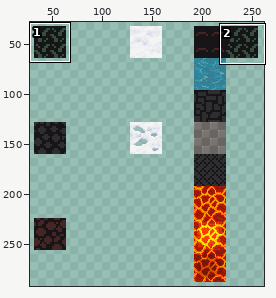
Sprite sheet -- graphics/images/environment/floors.png. The first picture is a wide view before the edit; the outline marks the close-up.
Close-up. Old version:
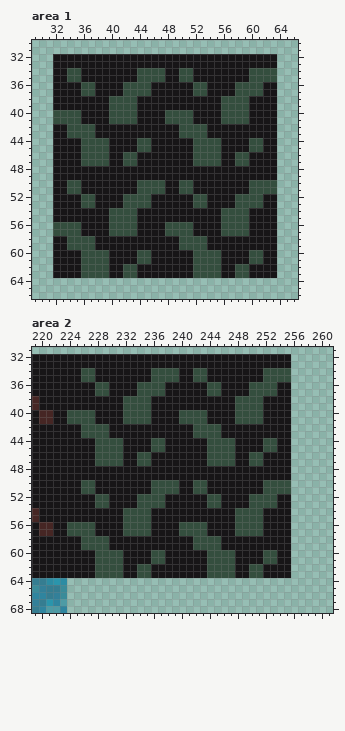
The file is 288x480 pixels. Colours within 5 levels of each other are drawn and written as one. Shown: area 1: x 29..66, y 30..66; area 2: x 219..261, y 31..68. The wide view leaves out empty margins.
After:
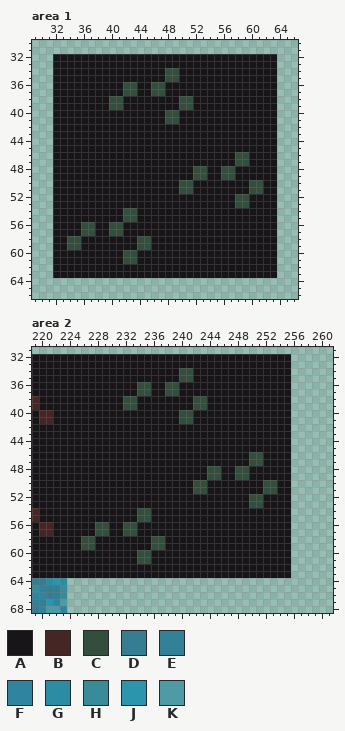
Palette (. is transparent): A #171517  B #462624  C #344e3e  D #357d91  E #338099  F #2f859f  G #2c8ca3  H #3a8b99  J #2a95ac  K #4e9ba5
The exact change:
Area 1:
Colour C gives way to colour A in rows 34 to 35 at x 34 to 35, 44 to 47, 50 to 51 and 60 to 63; in rows 36 to 37 at x 36 to 37, 44 to 45, 52 to 53 and 58 to 61; in rows 38 to 39 at x 42 to 43 and 56 to 59; in rows 40 to 41 at x 32 to 35, 40 to 43, 50 to 51 and 56 to 59; in rows 42 to 43 at x 34 to 37 and 50 to 53; in rows 44 to 45 at x 36 to 39, 44 to 45, 52 to 55 and 60 to 61.
Colour C gives way to colour A in rows 46 to 47 at x 36 to 39, 42 to 43 and 52 to 55; in rows 50 to 51 at x 34 to 35, 44 to 47 and 62 to 63; in rows 52 to 53 at x 36 to 37, 42 to 45, 52 to 53 and 60 to 61; in rows 54 to 55 at x 40 to 41 and 56 to 59; in rows 56 to 57 at x 32 to 35, 42 to 43, 48 to 51 and 56 to 59; in rows 58 to 59 at x 36 to 37 and 50 to 53.
Colour C gives way to colour A in rows 60 to 61 at x 36 to 39, 44 to 45, 52 to 55 and 60 to 61; in rows 62 to 63 at x 36 to 39, 42 to 43, 52 to 55 and 58 to 59.
Colour A gives way to colour C in rows 34 to 35 at x 48 to 49; in rows 36 to 37 at x 46 to 47; in rows 38 to 39 at x 50 to 51; in rows 48 to 49 at x 52 to 53 and 56 to 57; in rows 56 to 57 at x 36 to 37; in rows 58 to 59 at x 44 to 45.
Colour A gives way to colour C in rows 60 to 61 at x 42 to 43.
Area 2:
Colour C gives way to colour A in rows 34 to 35 at x 226 to 227, 236 to 239, 242 to 243 and 252 to 255; in rows 36 to 37 at x 228 to 229, 236 to 237, 244 to 245 and 250 to 253; in rows 38 to 39 at x 234 to 235 and 248 to 251; in rows 40 to 41 at x 224 to 227, 232 to 235, 242 to 243 and 248 to 251; in rows 42 to 43 at x 226 to 229 and 242 to 245; in rows 44 to 45 at x 228 to 231, 236 to 237, 244 to 247 and 252 to 253.
Colour C gives way to colour A in rows 46 to 47 at x 228 to 231, 234 to 235 and 244 to 247; in rows 50 to 51 at x 226 to 227, 236 to 239 and 254 to 255; in rows 52 to 53 at x 228 to 229, 234 to 237, 244 to 245 and 252 to 253; in rows 54 to 55 at x 232 to 233 and 248 to 251; in rows 56 to 57 at x 224 to 227, 234 to 235, 240 to 243 and 248 to 251; in rows 58 to 59 at x 228 to 229 and 242 to 245.
Colour C gives way to colour A in rows 60 to 61 at x 228 to 231, 236 to 237, 244 to 247 and 252 to 253; in rows 62 to 63 at x 228 to 231, 234 to 235, 244 to 247 and 250 to 251.
Colour A gives way to colour C in rows 34 to 35 at x 240 to 241; in rows 36 to 37 at x 238 to 239; in rows 38 to 39 at x 242 to 243; in rows 48 to 49 at x 244 to 245 and 248 to 249; in rows 56 to 57 at x 228 to 229; in rows 58 to 59 at x 236 to 237.
Colour A gives way to colour C in rows 60 to 61 at x 234 to 235.
Where, in picture pixels (left, top, right, bottom), the same in both close-ups:
changed: (53, 68, 277, 278)
changed: (67, 368, 291, 578)
